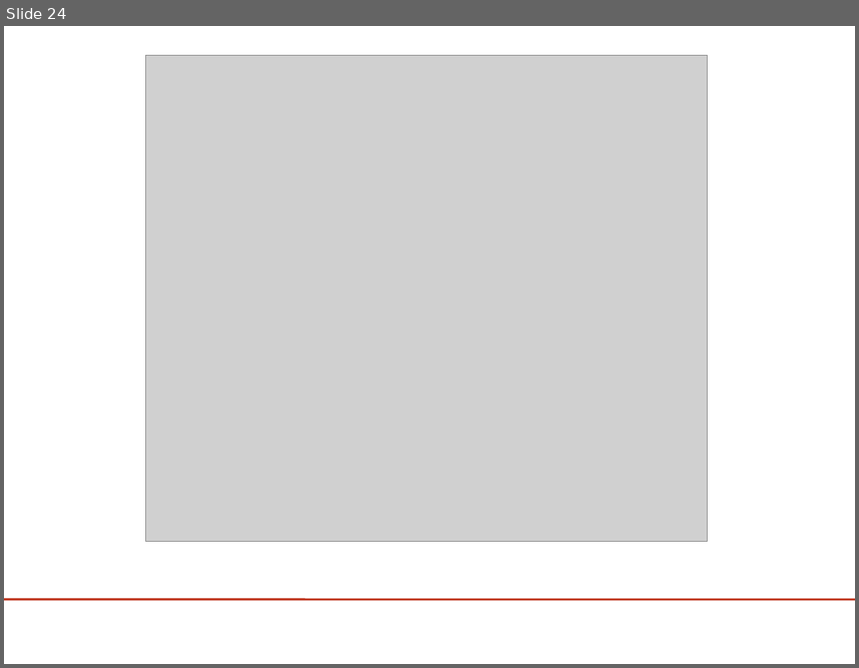
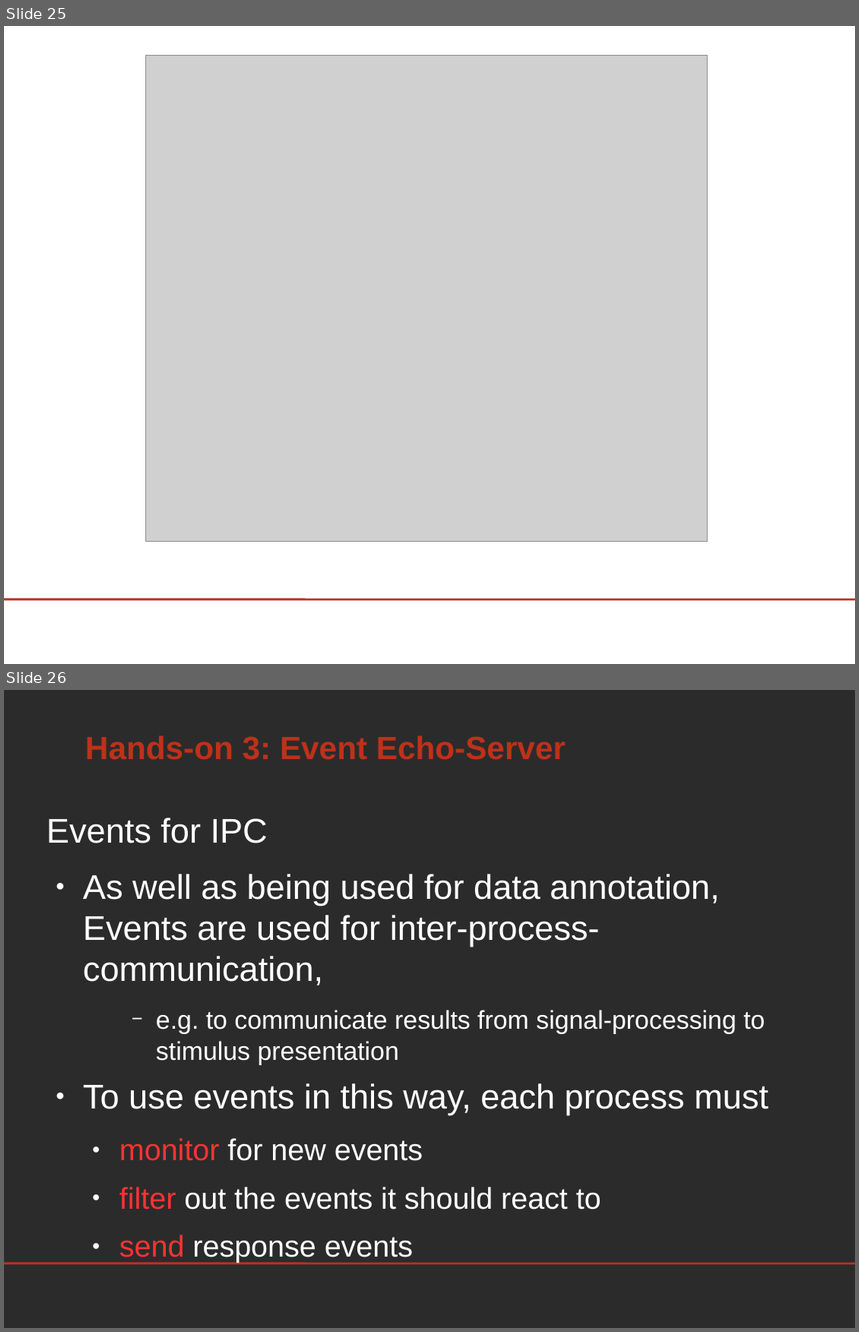
Before and after one commit to phpvdb/buffer_bci, a slide deck: tutorial/lect3-helloworld/HelloWorld_ERPViewer.odp. Shown one above the other, each under a label of ours: slide 24 before the commit, slides 25 and 26 after it. The pictures are 859x668 and 859x1332 pixels, drawn with LibreOffice and Linux fonts; fonts in the diff are those of the drawing; grey boxes stand for pictures; background and template pictures are left out; a plain dark background stands for a picture behind light text. Boxes give left, top, right and bottom in pixels: in the first picture for what was removed or moved away, otherwise in the second. Text is boxed around its words. In the diff, an @@ line names an element or a change of style, - is before the commit and + after.

```diff
--- a/tutorial/lect3-helloworld/HelloWorld_ERPViewer.odp
+++ b/tutorial/lect3-helloworld/HelloWorld_ERPViewer.odp
@@ slide 26 added at (4,690,855,1328), background picture (left out); not listed: 1 template element that a slide beside it also shows @@
@@ text added at (85,736,566,760), 30 pt, text #BE311A, bold @@
+Hands-on 3: Event Echo-Server
@@ text added at (47,818,769,1263), 32 pt, text #FFFFFF @@
+Events for IPC
+● As well as being used for data annotation, Events are used for inter-process-communication,
+    − e.g. to communicate results from signal-processing to stimulus presentation
+● To use events in this way, each process must
+  ● monitor for new events
+  ● filter out the events it should react to
+  ● send response events
@@ what was slide 24 is now slide 25 @@
```
Also in this commit, not shown: 5 slides changed, 5 other slides added, 1 other file.
